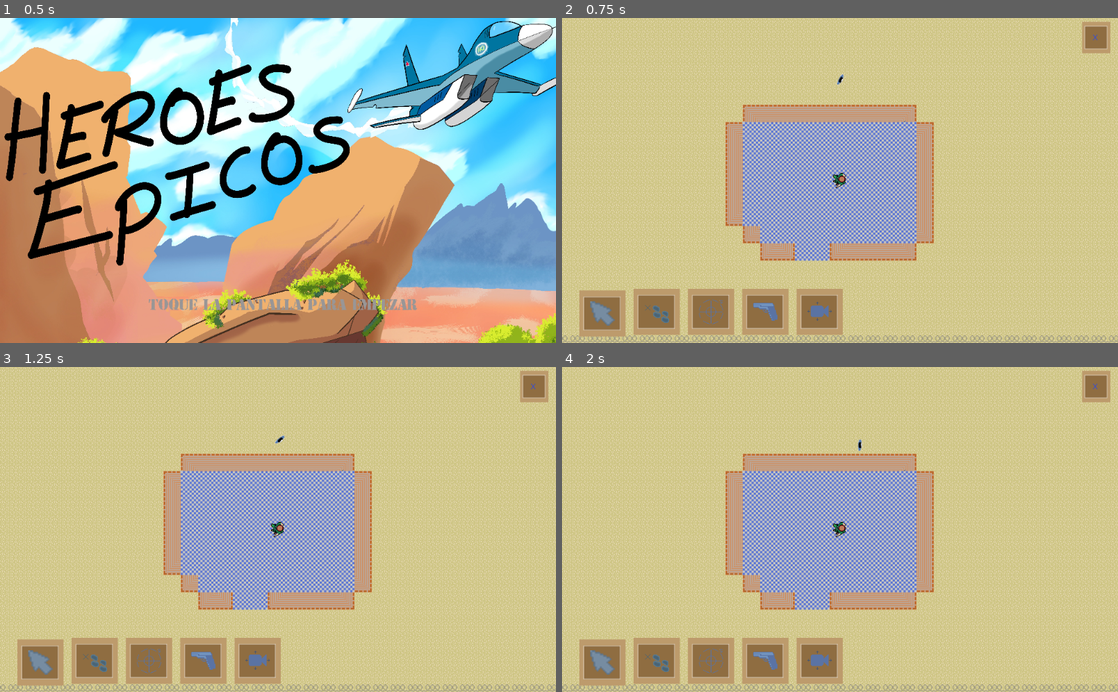
Above: before the commit, frames 1-4 (two rows, left to right).
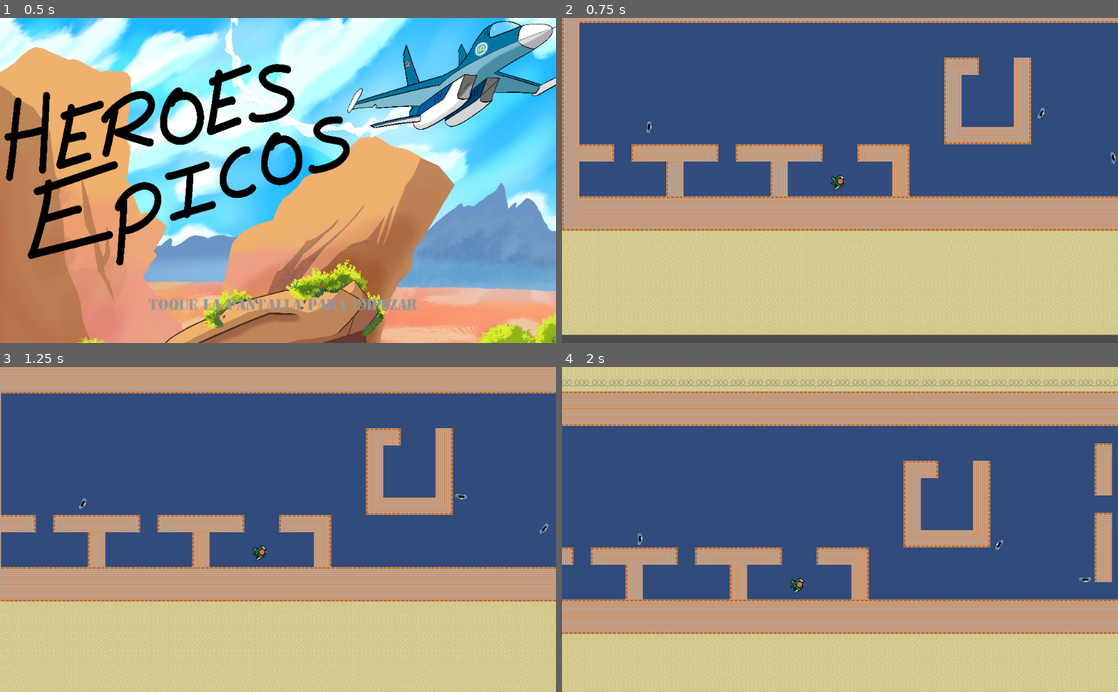
Above: after the commit, the same moments.

Repository: ikicapitan/Heroes-Epicos
Game: Godot game, scene res://scenes/menu.tscn
The game is run twice, just before and just after one commit, with the same random seed, the same clock (stepped at 60 frames per second) and the same inputs.
Inputs (mouse positions are in pixels of both pictures, inside the frame that each line leads up to):
- Up to frame 1 (0.5 s): no input
- Up to frame 2 (0.75 s): move the mouse to (962, 164) at 0.52 s; click (962, 164) at 0.67 s
- Up to frame 3 (1.25 s): no input
- Up to frame 4 (2 s): click (600, 662) at 1.27 s

Frame 1 is identical in both runs. In frame 2, 81% of the frame differs, in the area x 0-100%, y 0-100%; in frame 3, 83%; in frame 4, 85%.
Error after the commit: Parse Error: Parse error: Spaces used before tabs on a line (res://scenes/player.gd:50)

Commit message:
28-06

Diff:
--- a/niveles/nivel1.tscn
+++ b/niveles/nivel1.tscn
@@ -1,12 +1,51 @@
-[gd_scene load_steps=7 format=2]
+[gd_scene load_steps=13 format=2]
 
 [ext_resource path="res://tiles/tile_n1.tres" type="TileSet" id=1]
-[ext_resource path="res://scenes/unidad.tscn" type="PackedScene" id=2]
-[ext_resource path="res://scenes/unidad.gd" type="Script" id=3]
-[ext_resource path="res://scenes/Enemy.gd" type="Script" id=4]
-[ext_resource path="res://sprites/civil.png" type="Texture" id=5]
+[ext_resource path="res://scenes/unidad.gd" type="Script" id=2]
+[ext_resource path="res://scenes/player.gd" type="Script" id=3]
+[ext_resource path="res://sprites/soldado.png" type="Texture" id=4]
+[ext_resource path="res://scenes/Enemy.gd" type="Script" id=5]
+[ext_resource path="res://sprites/civil.png" type="Texture" id=6]
+[ext_resource path="res://scenes/rehen.tscn" type="PackedScene" id=7]
 
 [sub_resource type="RectangleShape2D" id=1]
+extents = Vector2( 8.89397, 13.5718 )
+
+[sub_resource type="Animation" id=2]
+resource_name = "idle"
+tracks/0/type = "value"
+tracks/0/path = NodePath("Area2D/Sprite:frame")
+tracks/0/interp = 1
+tracks/0/loop_wrap = true
+tracks/0/imported = false
+tracks/0/enabled = true
+tracks/0/keys = {
+"times": PoolRealArray( 0 ),
+"transitions": PoolRealArray( 1 ),
+"update": 1,
+"values": [ 0 ]
+}
+
+[sub_resource type="Animation" id=3]
+resource_name = "walk"
+length = 1.7
+tracks/0/type = "value"
+tracks/0/path = NodePath("Area2D/Sprite:frame")
+tracks/0/interp = 1
+tracks/0/loop_wrap = true
+tracks/0/imported = false
+tracks/0/enabled = true
+tracks/0/keys = {
+"times": PoolRealArray( 0, 0.1, 0.2, 0.3, 0.4, 0.5, 0.6, 0.7, 0.8, 0.9, 1, 1.1, 1.2, 1.3, 1.4, 1.5, 1.6, 1.7 ),
+"transitions": PoolRealArray( 1, 1, 1, 1, 1, 1, 1, 1, 1, 1, 1, 1, 1, 1, 1, 1, 1, 1 ),
+"update": 1,
+"values": [ 0, 1, 2, 3, 4, 5, 6, 7, 8, 9, 10, 11, 12, 13, 14, 15, 16, 17 ]
+}
+
+[sub_resource type="RectangleShape2D" id=4]
+extents = Vector2( 11.8981, 11.819 )
+
+[sub_resource type="RectangleShape2D" id=5]
 extents = Vector2( 5.13881, 11.8194 )
 
 [node name="nivel1" type="Node2D" groups=[
@@ -40,32 +79,71 @@
 format = 1
 tile_data = PoolIntArray( 0, 58, 0, 1, 58, 0, 2, 58, 0, 3, 58, 0, 4, 58, 0, 5, 58, 0, 6, 58, 0, 7, 58, 0, 8, 58, 0, 9,  …(55112 unchanged characters)…
 
-[node name="min" type="Position2D" parent="."]
+[node name="min" type="Position2D" parent="." groups=[
+"min",
+]]
 position = Vector2( 275.087, 185.452 )
 
-[node name="max" type="Position2D" parent="."]
-position = Vector2( 2410.88, 1282.71 )
-
-[node name="unidad" parent="." instance=ExtResource( 2 )]
-
-[node name="Personaje" parent="unidad" index="0"]
+[node name="max" type="Position2D" parent="." groups=[
+"max",
+]]
+position = Vector2( 2418.05, 1395.12 )
+
+[node name="unidad" type="Node" parent="."]
+editor/display_folded = true
+script = ExtResource( 2 )
+
+[node name="Personaje" type="KinematicBody2D" parent="unidad" groups=[
+"player",
+]]
 position = Vector2( 1299.32, 524.012 )
 z_index = 1
-
-[node name="Sprite" parent="unidad/Personaje/Area2D" index="1"]
-z_index = 1
+script = ExtResource( 3 )
+vel_desp = 100.0
+vel_rot = 15.0
+PRECISION = 100
+
+[node name="CollisionShape2D" type="CollisionShape2D" parent="unidad/Personaje"]
+position = Vector2( -0.75103, 0.394326 )
+shape = SubResource( 1 )
+
+[node name="AnimationPlayer" type="AnimationPlayer" parent="unidad/Personaje"]
+anims/idle = SubResource( 2 )
+anims/walk = SubResource( 3 )
+
+[node name="Area2D" type="Area2D" parent="unidad/Personaje"]
+editor/display_folded = true
+
+[node name="CollisionShape2D" type="CollisionShape2D" parent="unidad/Personaje/Area2D"]
+shape = SubResource( 4 )
+
+[node name="Sprite" type="Sprite" parent="unidad/Personaje/Area2D"]
+rotation = 1.5708
+z_index = 1
+texture = ExtResource( 4 )
+hframes = 18
+
+[node name="rango_w1" type="RayCast2D" parent="unidad/Personaje"]
+cast_to = Vector2( 300, 0 )
+
+[node name="rango_w2" type="RayCast2D" parent="unidad/Personaje"]
+cast_to = Vector2( 300, 0 )
+
+[node name="cooldown" type="Timer" parent="unidad/Personaje"]
+one_shot = true
 
 [node name="enemigo" type="Node" parent="."]
-script = ExtResource( 3 )
+editor/display_folded = true
+script = ExtResource( 2 )
 
 [node name="Enemy" type="KinematicBody2D" parent="enemigo" groups=[
-"enemy",
-"npc",
+"npc",
+"enemy",
 ]]
 editor/display_folded = true
 position = Vector2( 1301.25, 336.904 )
 z_index = 1
-script = ExtResource( 4 )
+script = ExtResource( 5 )
 vel_desp = 50.0
 vel_rot = 15.0
 vel_rot_ray = 75.0
@@ -105,15 +183,17 @@
 position = Vector2( 1053.98, 336.904 )
 
 [node name="enemigo2" type="Node" parent="."]
-script = ExtResource( 3 )
+editor/display_folded = true
+script = ExtResource( 2 )
 
 [node name="Enemy" type="KinematicBody2D" parent="enemigo2" groups=[
-"enemy",
-"npc",
-]]
+"npc",
+"enemy",
+]]
+editor/display_folded = true
 position = Vector2( 2196.94, 660.759 )
 z_index = 1
-script = ExtResource( 4 )
+script = ExtResource( 5 )
 vel_desp = 50.0
 vel_rot = 15.0
 vel_rot_ray = 75.0
@@ -153,15 +233,16 @@
 position = Vector2( 2284.63, 947.602 )
 
 [node name="enemigo3" type="Node" parent="."]
-script = ExtResource( 3 )
+editor/display_folded = true
+script = ExtResource( 2 )
 
 [node name="Enemy" type="KinematicBody2D" parent="enemigo3" groups=[
-"enemy",
-"npc",
+"npc",
+"enemy",
 ]]
 position = Vector2( 1810.17, 947.602 )
 z_index = 1
-script = ExtResource( 4 )
+script = ExtResource( 5 )
 vel_desp = 50.0
 vel_rot = 15.0
 vel_rot_ray = 75.0
@@ -192,15 +273,16 @@
 position = Vector2( 1813.72, 947.515 )
 
 [node name="enemigo4" type="Node" parent="."]
-script = ExtResource( 3 )
+editor/display_folded = true
+script = ExtResource( 2 )
 
 [node name="Enemy" type="KinematicBody2D" parent="enemigo4" groups=[
-"enemy",
-"npc",
+"npc",
+"enemy",
 ]]
 position = Vector2( 1303.1, 1145.62 )
 z_index = 1
-script = ExtResource( 4 )
+script = ExtResource( 5 )
 vel_desp = 50.0
 vel_rot = 15.0
 vel_rot_ray = 75.0
@@ -240,15 +322,16 @@
 position = Vector2( 1307.51, 919.843 )
 
 [node name="enemigo5" type="Node" parent="."]
-script = ExtResource( 3 )
+editor/display_folded = true
+script = ExtResource( 2 )
 
 [node name="Enemy" type="KinematicBody2D" parent="enemigo5" groups=[
-"enemy",
-"npc",
+"npc",
+"enemy",
 ]]
 position = Vector2( 1171.71, 1062.34 )
 z_index = 1
-script = ExtResource( 4 )
+script = ExtResource( 5 )
 vel_desp = 50.0
 vel_rot = 15.0
 vel_rot_ray = 75.0
@@ -288,15 +371,16 @@
 position = Vector2( 965.151, 942.05 )
 
 [node name="enemigo6" type="Node" parent="."]
-script = ExtResource( 3 )
+editor/display_folded = true
+script = ExtResource( 2 )
 
 [node name="Enemy" type="KinematicBody2D" parent="enemigo6" groups=[
-"enemy",
-"npc",
+"npc",
+"enemy",
 ]]
 position = Vector2( 448.124, 1088.25 )
 z_index = 1
-script = ExtResource( 4 )
+script = ExtResource( 5 )
 vel_desp = 50.0
 vel_rot = 15.0
 vel_rot_ray = 75.0
@@ -335,6 +419,13 @@
 [node name="4" type="Position2D" parent="enemigo6/patrol_points"]
 position = Vector2( 913.335, 1099.35 )
 
+[node name="unidad2" parent="." instance=ExtResource( 7 )]
+
+[node name="Personaje" parent="unidad2" index="0"]
+position = Vector2( 797.072, 1191.28 )
+
+[connection signal="input_event" from="unidad/Personaje/Area2D" to="unidad/Personaje" method="_on_Area2D_input_event"]
+[connection signal="timeout" from="unidad/Personaje/cooldown" to="unidad/Personaje" method="_on_cooldown_timeout"]
 [connection signal="timeout" from="enemigo/Enemy/cooldown" to="enemigo/Enemy" method="_on_cooldown_timeout"]
 [connection signal="timeout" from="enemigo2/Enemy/cooldown" to="enemigo2/Enemy" method="_on_cooldown_timeout"]
 [connection signal="timeout" from="enemigo3/Enemy/cooldown" to="enemigo3/Enemy" method="_on_cooldown_timeout"]
@@ -342,4 +433,4 @@
 [connection signal="timeout" from="enemigo5/Enemy/cooldown" to="enemigo5/Enemy" method="_on_cooldown_timeout"]
 [connection signal="timeout" from="enemigo6/Enemy/cooldown" to="enemigo6/Enemy" method="_on_cooldown_timeout"]
 
-[editable path="unidad"]
+[editable path="unidad2"]
--- /dev/null
+++ b/scenes/Select.gd
@@ -0,0 +1,10 @@
+extends Node2D
+
+
+
+# Called when the node enters the scene tree for the first time.
+func _ready():
+	pass # Replace with function body.
+
+func _physics_process(delta):
+	rotation_degrees = -get_parent().rotation_degrees
--- a/scenes/Select.tscn
+++ b/scenes/Select.tscn
@@ -1,6 +1,7 @@
-[gd_scene load_steps=3 format=2]
+[gd_scene load_steps=4 format=2]
 
-[ext_resource path="res://sprites/selected.png" type="Texture" id=1]
+[ext_resource path="res://scenes/Select.gd" type="Script" id=1]
+[ext_resource path="res://sprites/selected.png" type="Texture" id=2]
 
 [sub_resource type="Animation" id=1]
 resource_name = "mov"
@@ -19,16 +20,19 @@
 "values": [ 0, 1, 2, 3, 4, 5, 6, 7, 8, 9, 10, 11, 12, 13, 14, 15, 16 ]
 }
 
-[node name="Select" type="Node2D"]
+[node name="Select" type="Node2D" groups=[
+"select",
+]]
+script = ExtResource( 1 )
 
 [node name="select_spr" type="Sprite" parent="."]
-modulate = Color( 1, 1, 1, 0.435294 )
-position = Vector2( 0, -18 )
+modulate = Color( 1, 1, 1, 0.643137 )
+position = Vector2( 0, -25 )
 scale = Vector2( 2, 4 )
-texture = ExtResource( 1 )
+texture = ExtResource( 2 )
 hframes = 18
-frame = 17
 
 [node name="AnimationPlayer" type="AnimationPlayer" parent="."]
 autoplay = "mov"
+playback_speed = 1.4
 anims/mov = SubResource( 1 )
--- /dev/null
+++ b/scenes/cam.gd
@@ -0,0 +1,5 @@
+extends Camera2D
+
+
+func _ready():
+	pass # Replace with function body.
--- a/scenes/cam.tscn
+++ b/scenes/cam.tscn
@@ -1,6 +1,8 @@
-[gd_scene format=2]
+[gd_scene load_steps=2 format=2]
+
+[ext_resource path="res://scenes/cam.gd" type="Script" id=1]
 
 [node name="Camera2D" type="Camera2D" groups=[
 "cam",
 ]]
-current = true
+script = ExtResource( 1 )
--- /dev/null
+++ b/scenes/cam_target.gd
@@ -0,0 +1,23 @@
+extends Path2D
+
+export (float) var vel_cam
+
+# Called when the node enters the scene tree for the first time.
+func _ready():
+	get_tree().get_nodes_in_group("botones")[0].visible = false
+	$PathFollow2D/Camera2D.make_current()
+	var curva = Curve2D.new()
+	curva.add_point(get_tree().get_nodes_in_group("objetivo")[0].global_position)
+	curva.add_point(get_tree().get_nodes_in_group("player")[0].global_position)
+	curve = curva
+
+
+
+func _physics_process(delta):
+	if($PathFollow2D.unit_offset >= 1):
+		$PathFollow2D/Camera2D.clear_current()
+		get_tree().get_nodes_in_group("cam")[0].make_current()
+		get_tree().get_nodes_in_group("botones")[0].visible = true
+		queue_free()
+	else:
+		$PathFollow2D.offset += delta * vel_cam
--- /dev/null
+++ b/scenes/camobj.tscn
@@ -0,0 +1,18 @@
+[gd_scene load_steps=3 format=2]
+
+[ext_resource path="res://scenes/cam_target.gd" type="Script" id=1]
+
+[sub_resource type="Curve2D" id=1]
+_data = {
+"points": PoolVector2Array(  )
+}
+
+[node name="camobj" type="Path2D"]
+curve = SubResource( 1 )
+script = ExtResource( 1 )
+vel_cam = 100.0
+
+[node name="PathFollow2D" type="PathFollow2D" parent="."]
+
+[node name="Camera2D" type="Camera2D" parent="PathFollow2D"]
+current = true
--- a/scenes/gui.tscn
+++ b/scenes/gui.tscn
@@ -18,7 +18,12 @@
 
 [node name="GUI" type="CanvasLayer" parent="."]
 
-[node name="btn_select" type="TextureButton" parent="GUI"]
+[node name="Botones" type="Position2D" parent="GUI" groups=[
+"botones",
+]]
+visible = false
+
+[node name="btn_select" type="TextureButton" parent="GUI/Botones"]
 editor/display_folded = true
 margin_left = 32.0
 margin_top = 503.0
@@ -28,11 +33,11 @@
 texture_pressed = ExtResource( 3 )
 expand = true
 
-[node name="Sprite" type="Sprite" parent="GUI/btn_select"]
+[node name="Sprite" type="Sprite" parent="GUI/Botones/btn_select"]
 position = Vector2( 42.1715, 42.1714 )
 texture = ExtResource( 4 )
 
-[node name="btn_move" type="TextureButton" parent="GUI"]
+[node name="btn_move" type="TextureButton" parent="GUI/Botones"]
 editor/display_folded = true
 margin_left = 132.0
 margin_top = 500.0
@@ -42,11 +47,11 @@
 texture_pressed = ExtResource( 3 )
 expand = true
 
-[node name="Sprite" type="Sprite" parent="GUI/btn_move"]
+[node name="Sprite" type="Sprite" parent="GUI/Botones/btn_move"]
 position = Vector2( 42.1715, 42.1714 )
 texture = ExtResource( 5 )
 
-[node name="btn_w1" type="TextureButton" parent="GUI"]
+[node name="btn_w1" type="TextureButton" parent="GUI/Botones"]
 editor/display_folded = true
 margin_left = 232.0
 margin_top = 500.0
@@ -56,11 +61,11 @@
 texture_pressed = ExtResource( 3 )
 expand = true
 
-[node name="Sprite" type="Sprite" parent="GUI/btn_w1"]
+[node name="Sprite" type="Sprite" parent="GUI/Botones/btn_w1"]
 position = Vector2( 42.1715, 42.1714 )
 texture = ExtResource( 6 )
 
-[node name="btn_w2" type="TextureButton" parent="GUI"]
+[node name="btn_w2" type="TextureButton" parent="GUI/Botones"]
 editor/display_folded = true
 margin_left = 332.0
 margin_top = 500.0
@@ -70,11 +75,11 @@
 texture_pressed = ExtResource( 3 )
 expand = true
 
-[node name="Sprite" type="Sprite" parent="GUI/btn_w2"]
+[node name="Sprite" type="Sprite" parent="GUI/Botones/btn_w2"]
 position = Vector2( 42.1715, 42.1714 )
 texture = ExtResource( 7 )
 
-[node name="btn_cam" type="TextureButton" parent="GUI"]
+[node name="btn_cam" type="TextureButton" parent="GUI/Botones"]
 editor/display_folded = true
 margin_left = 432.0
 margin_top = 500.0
@@ -84,11 +89,11 @@
 texture_pressed = ExtResource( 3 )
 expand = true
 
-[node name="Sprite" type="Sprite" parent="GUI/btn_cam"]
+[node name="Sprite" type="Sprite" parent="GUI/Botones/btn_cam"]
 position = Vector2( 42.1715, 42.1714 )
 texture = ExtResource( 8 )
 
-[node name="btn_exit" type="TextureButton" parent="GUI"]
+[node name="btn_exit" type="TextureButton" parent="GUI/Botones"]
 editor/display_folded = true
 margin_left = 957.733
 margin_top = 6.98947
@@ -98,7 +103,7 @@
 texture_pressed = ExtResource( 3 )
 expand = true
 
-[node name="Label" type="Label" parent="GUI/btn_exit"]
+[node name="Label" type="Label" parent="GUI/Botones/btn_exit"]
 margin_left = 5.01062
 margin_top = 23.3825
 margin_right = 45.0106
@@ -109,9 +114,9 @@
 align = 1
 valign = 1
 
-[connection signal="button_down" from="GUI/btn_select" to="." method="_on_btn_select_button_down"]
-[connection signal="button_down" from="GUI/btn_move" to="." method="_on_btn_move_button_down"]
-[connection signal="button_down" from="GUI/btn_w1" to="." method="_on_btn_w1_button_down"]
-[connection signal="button_down" from="GUI/btn_w2" to="." method="_on_btn_w2_button_down"]
-[connection signal="button_down" from="GUI/btn_cam" to="." method="_on_btn_cam_button_down"]
-[connection signal="button_down" from="GUI/btn_exit" to="." method="_on_btn_exit_button_down"]
+[connection signal="button_down" from="GUI/Botones/btn_select" to="." method="_on_btn_select_button_down"]
+[connection signal="button_down" from="GUI/Botones/btn_move" to="." method="_on_btn_move_button_down"]
+[connection signal="button_down" from="GUI/Botones/btn_w1" to="." method="_on_btn_w1_button_down"]
+[connection signal="button_down" from="GUI/Botones/btn_w2" to="." method="_on_btn_w2_button_down"]
+[connection signal="button_down" from="GUI/Botones/btn_cam" to="." method="_on_btn_cam_button_down"]
+[connection signal="button_down" from="GUI/Botones/btn_exit" to="." method="_on_btn_exit_button_down"]
--- a/scenes/main.gd
+++ b/scenes/main.gd
@@ -4,6 +4,7 @@
 
 export (PackedScene) var gui
 export (PackedScene) var cam
+export (PackedScene) var cam_obj
 export (PackedScene) var sfx
 export (PackedScene) var shotcol
 export (PackedScene) var select
@@ -24,7 +25,19 @@
 	newgui.add_child(newcam)
 	newcam.global_position = get_tree().get_nodes_in_group("player")[0].global_position
 
+	var maximo = get_tree().get_nodes_in_group("max")[0].position
+	var minimo = get_tree().get_nodes_in_group("min")[0].position
 
+	newcam.limit_left = minimo.x
+	newcam.limit_right = maximo.x
+	newcam.limit_top = minimo.y
+	newcam.limit_bottom = maximo.y
+
+
+	#Cam objetivo
+	var newcamo = cam_obj.instance()
+	newcamo.name = "Camaraaaaa"
+	newgui.add_child(newcamo)
 
 func _ready():
 	load_level()
--- a/scenes/main.tscn
+++ b/scenes/main.tscn
@@ -1,12 +1,13 @@
-[gd_scene load_steps=8 format=2]
+[gd_scene load_steps=9 format=2]
 
 [ext_resource path="res://scenes/main.gd" type="Script" id=1]
 [ext_resource path="res://scenes/gui.tscn" type="PackedScene" id=2]
 [ext_resource path="res://scenes/cam.tscn" type="PackedScene" id=3]
-[ext_resource path="res://scenes/sfx.tscn" type="PackedScene" id=4]
-[ext_resource path="res://scenes/shotcol.tscn" type="PackedScene" id=5]
-[ext_resource path="res://scenes/Select.tscn" type="PackedScene" id=6]
-[ext_resource path="res://bgm/1.ogg" type="AudioStream" id=7]
+[ext_resource path="res://scenes/camobj.tscn" type="PackedScene" id=4]
+[ext_resource path="res://scenes/sfx.tscn" type="PackedScene" id=5]
+[ext_resource path="res://scenes/shotcol.tscn" type="PackedScene" id=6]
+[ext_resource path="res://scenes/Select.tscn" type="PackedScene" id=7]
+[ext_resource path="res://bgm/1.ogg" type="AudioStream" id=8]
 
 [node name="main" type="Node2D" groups=[
 "main",
@@ -15,14 +16,15 @@
 nivel = 1
 gui = ExtResource( 2 )
 cam = ExtResource( 3 )
-sfx = ExtResource( 4 )
-shotcol = ExtResource( 5 )
-select = ExtResource( 6 )
+cam_obj = ExtResource( 4 )
+sfx = ExtResource( 5 )
+shotcol = ExtResource( 6 )
+select = ExtResource( 7 )
 
 [node name="objetivo" type="Position2D" parent="." groups=[
 "goal",
 ]]
 
 [node name="bgm" type="AudioStreamPlayer" parent="."]
-stream = ExtResource( 7 )
+stream = ExtResource( 8 )
 volume_db = 4.0
--- a/scenes/menu.gd
+++ b/scenes/menu.gd
@@ -5,7 +5,6 @@
 
 var instancia = 0 #Pantalla carga
 
-# Called when the node enters the scene tree for the first time.
 func _ready():
 	pass # Replace with function body.
 
--- a/scenes/menu.tscn
+++ b/scenes/menu.tscn
@@ -48,6 +48,7 @@
 juego = ExtResource( 2 )
 
 [node name="CanvasLayer" type="CanvasLayer" parent="."]
+editor/display_folded = true
 
 [node name="bckg2" type="Sprite" parent="CanvasLayer"]
 position = Vector2( 513.26, 330.492 )
--- a/scenes/player.gd
+++ b/scenes/player.gd
@@ -45,7 +45,12 @@
 			get_node("Area2D").add_child(cam)
 			cam.position = position
 			cam.position = position - cam.position
-			var s_select = get_tree().get_nodes_in_group("main")[0].select.instance()
+			var s_select
+			if(get_tree().get_nodes_in_group("select").size() == 0):
+			 	s_select = get_tree().get_nodes_in_group("main")[0].select.instance()
+			else:
+				s_select = get_tree().get_nodes_in_group("select")[0]
+
 			add_child(s_select)
 
 func muerte():
--- /dev/null
+++ b/scenes/rehen.gd
@@ -0,0 +1,13 @@
+extends Node
+
+# Declare member variables here. Examples:
+# var a = 2
+# var b = "text"
+
+# Called when the node enters the scene tree for the first time.
+func _ready():
+	pass # Replace with function body.
+
+# Called every frame. 'delta' is the elapsed time since the previous frame.
+#func _process(delta):
+#	pass
--- /dev/null
+++ b/scenes/rehen.tscn
@@ -0,0 +1,72 @@
+[gd_scene load_steps=7 format=2]
+
+[ext_resource path="res://scenes/rehen.gd" type="Script" id=1]
+[ext_resource path="res://sprites/soldado.png" type="Texture" id=2]
+
+[sub_resource type="RectangleShape2D" id=1]
+extents = Vector2( 8.89397, 13.5718 )
+
+[sub_resource type="Animation" id=2]
+resource_name = "idle"
+tracks/0/type = "value"
+tracks/0/path = NodePath("Area2D/Sprite:frame")
+tracks/0/interp = 1
+tracks/0/loop_wrap = true
+tracks/0/imported = false
+tracks/0/enabled = true
+tracks/0/keys = {
+"times": PoolRealArray( 0 ),
+"transitions": PoolRealArray( 1 ),
+"update": 1,
+"values": [ 0 ]
+}
+
+[sub_resource type="Animation" id=3]
+resource_name = "walk"
+length = 1.7
+tracks/0/type = "value"
+tracks/0/path = NodePath("Area2D/Sprite:frame")
+tracks/0/interp = 1
+tracks/0/loop_wrap = true
+tracks/0/imported = false
+tracks/0/enabled = true
+tracks/0/keys = {
+"times": PoolRealArray( 0, 0.1, 0.2, 0.3, 0.4, 0.5, 0.6, 0.7, 0.8, 0.9, 1, 1.1, 1.2, 1.3, 1.4, 1.5, 1.6, 1.7 ),
+"transitions": PoolRealArray( 1, 1, 1, 1, 1, 1, 1, 1, 1, 1, 1, 1, 1, 1, 1, 1, 1, 1 ),
+"update": 1,
+"values": [ 0, 1, 2, 3, 4, 5, 6, 7, 8, 9, 10, 11, 12, 13, 14, 15, 16, 17 ]
+}
+
+[sub_resource type="RectangleShape2D" id=4]
+extents = Vector2( 11.8981, 11.819 )
+
+[node name="rehen" type="Node"]
+script = ExtResource( 1 )
+
+[node name="Personaje" type="KinematicBody2D" parent="." groups=[
+"objetivo",
+"rehen",
+]]
+position = Vector2( 1299.32, 524.012 )
+z_index = 1
+
+[node name="CollisionShape2D" type="CollisionShape2D" parent="Personaje"]
+position = Vector2( -0.75103, 0.394326 )
+shape = SubResource( 1 )
+
+[node name="AnimationPlayer" type="AnimationPlayer" parent="Personaje"]
+anims/idle = SubResource( 2 )
+anims/walk = SubResource( 3 )
+
+[node name="Area2D" type="Area2D" parent="Personaje"]
+
+[node name="CollisionShape2D" type="CollisionShape2D" parent="Personaje/Area2D"]
+shape = SubResource( 4 )
+
+[node name="Sprite" type="Sprite" parent="Personaje/Area2D"]
+rotation = 1.5708
+z_index = 1
+texture = ExtResource( 2 )
+hframes = 18
+
+[connection signal="input_event" from="Personaje/Area2D" to="Personaje" method="_on_Area2D_input_event"]
Not shown: 6 places in niveles/nivel1.tscn that only renumber resources
